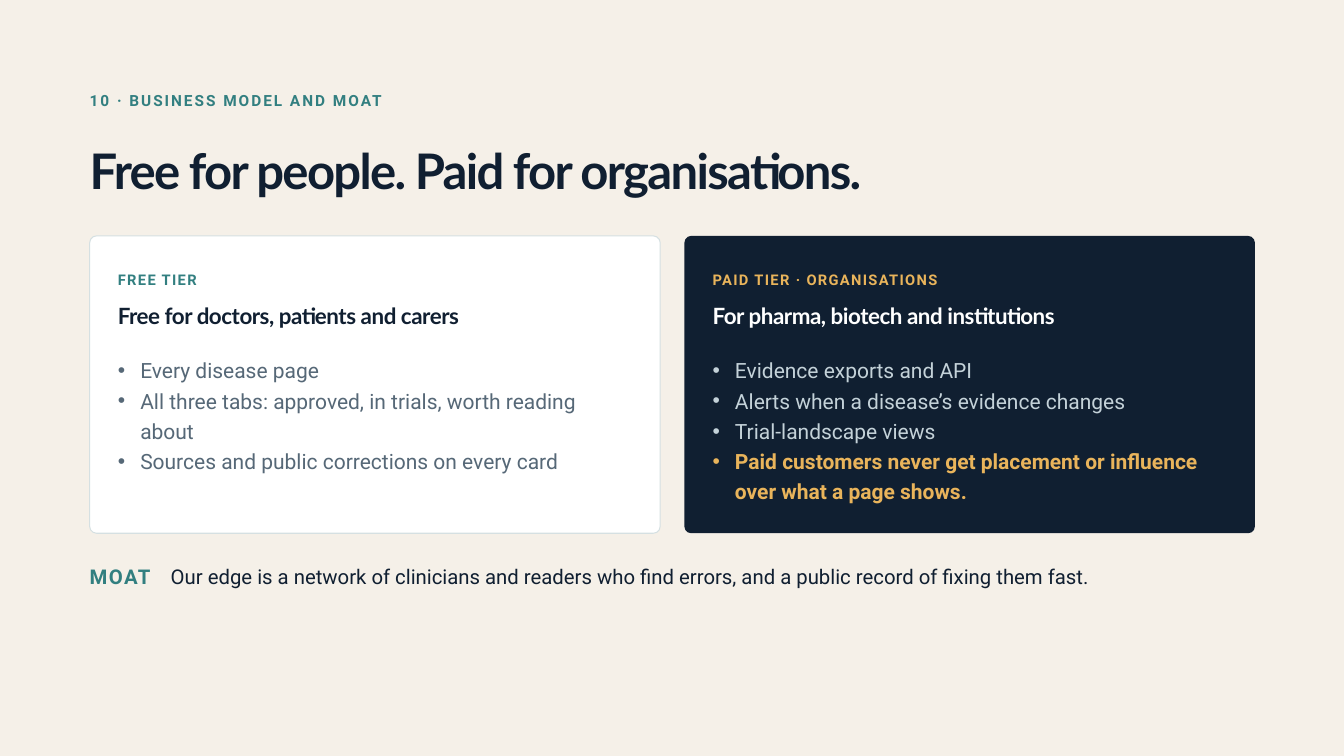
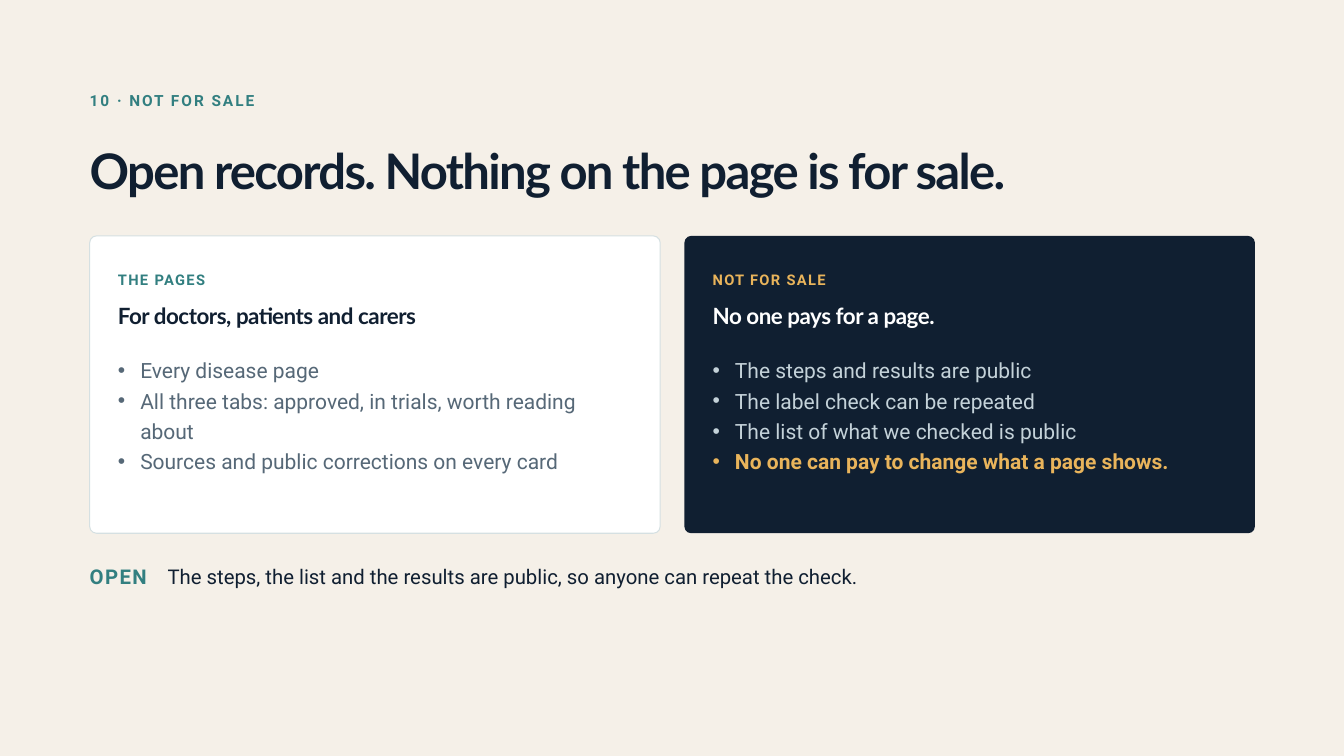
Before and after one commit to Moonlight-Clues/moonlight, a slide deck: slide 11 of docs/pitch/moonlight-deck-funders-19nov.pptx. Drawn at 1344x756 pixels with LibreOffice and Linux fonts; fonts in the diff are those of the drawing. Boxes give left, top, right and bottom in pixels: in the first picture for what was removed or moved away, otherwise in the second. Text is boxed around its words. In the diff, an @@ line names an element or a change of style, - is before the commit and + after.

```diff
--- a/docs/pitch/moonlight-deck-funders-19nov.pptx
+++ b/docs/pitch/moonlight-deck-funders-19nov.pptx
@@ text at bbox=[90, 83, 997, 119]: text changed @@
-10 · BUSINESS MODEL AND MOAT
+10 · NOT FOR SALE
@@ text at bbox=[90, 152, 1006, 198]: text changed @@
-Free for people. Paid for organisations.
+Open records. Nothing on the page is for sale.
@@ text at bbox=[118, 274, 205, 285]: text changed @@
-FREE TIER
+THE PAGES
@@ text at bbox=[713, 274, 826, 285]: text changed @@
-PAID TIER · ORGANISATIONS
+NOT FOR SALE
@@ text at bbox=[118, 307, 416, 328]: text changed @@
-Free for doctors, patients and carers
+For doctors, patients and carers
@@ text at bbox=[713, 307, 935, 328]: text changed @@
-For pharma, biotech and institutions
+No one pays for a page.
@@ text at bbox=[735, 362, 1169, 474]: text changed @@
-• Evidence exports and API
-• Alerts when a disease’s evidence changes
-• Trial-landscape views
-• Paid customers never get placement or influence over what a page shows.
+• The steps and results are public
+• The label check can be repeated
+• The list of what we checked is public
+• No one can pay to change what a page shows.
@@ text at bbox=[90, 568, 857, 589]: text changed @@
-MOAT Our edge is a network of clinicians and readers who find errors, and a public record of fixing them fast.
+OPEN The steps, the list and the results are public, so anyone can repeat the check.
```
Also in this commit, not shown: 6 other slides changed, 1 slide added, 4 other files.
